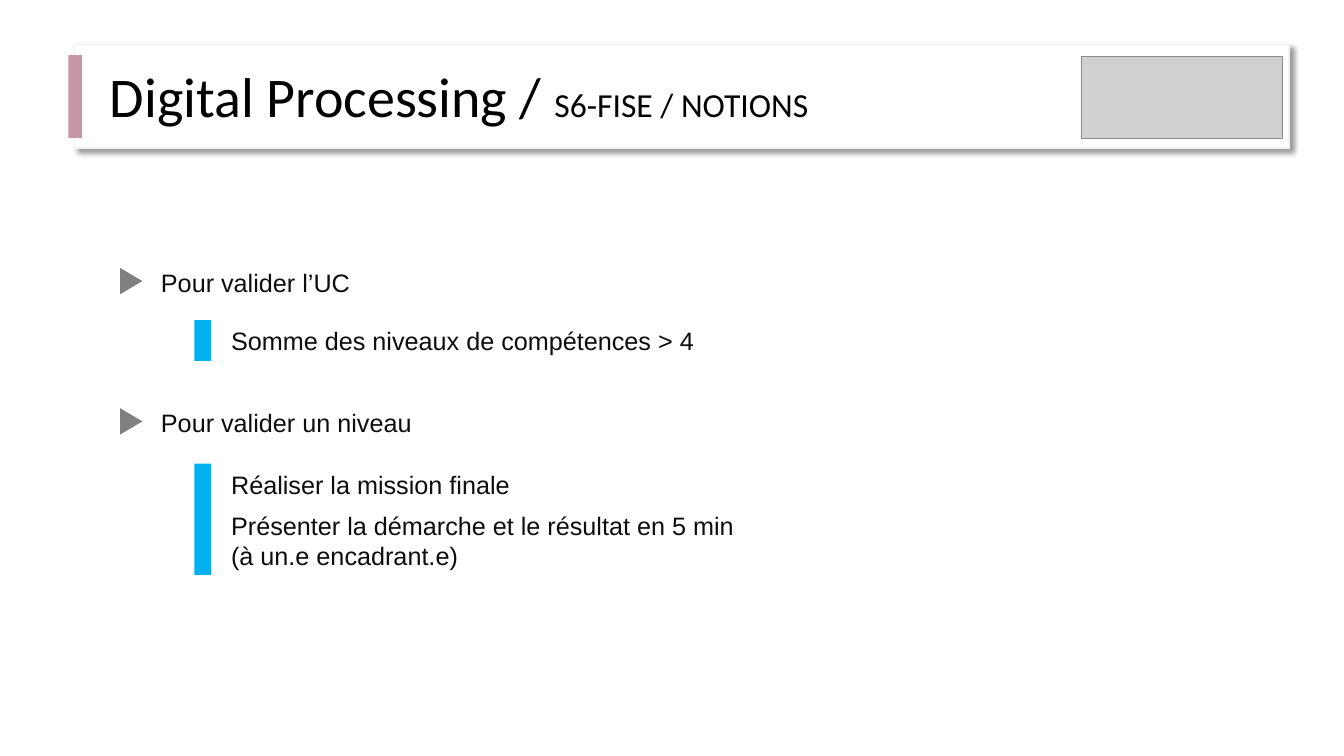
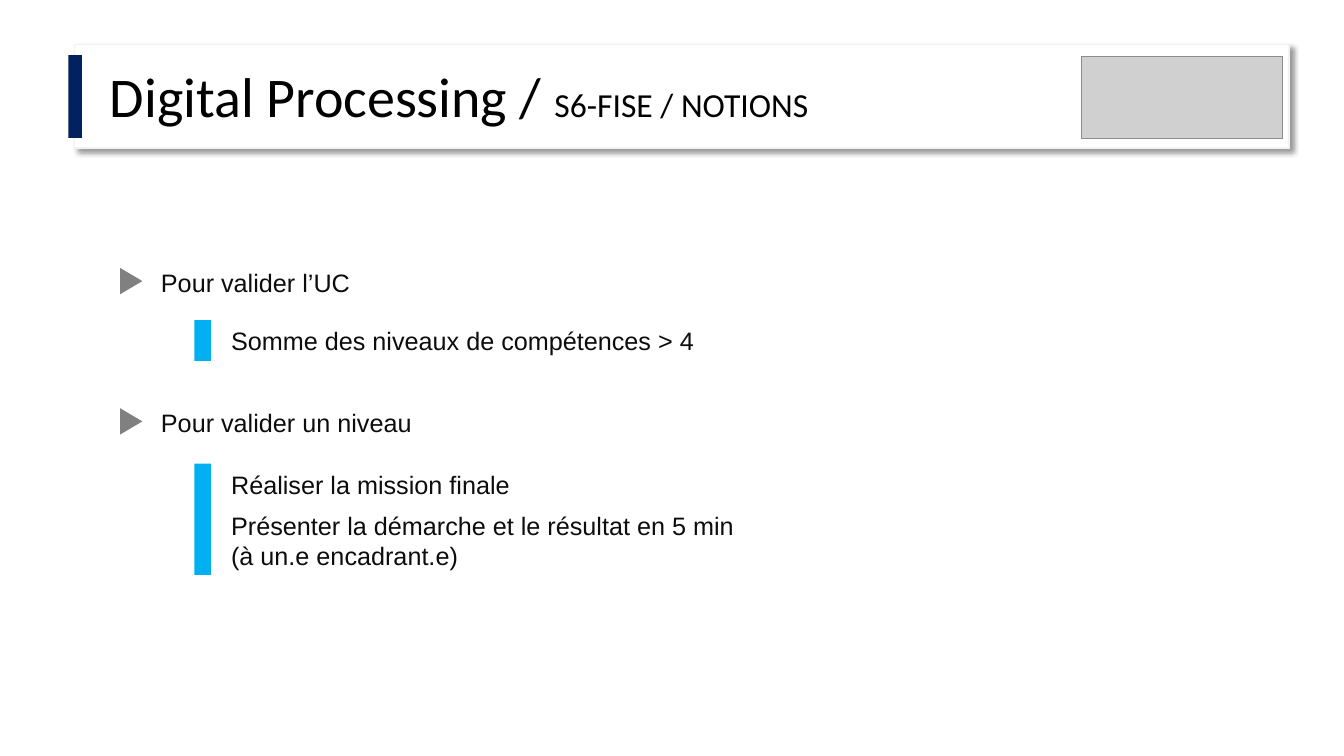
Before and after one commit to IOGS-Digital-Methods/semester-6, a slide deck: slide 14 of IeTI/_projets/_new_version_2024.pptx (slide 4 before the commit). Drawn at 1344x756 pixels with LibreOffice and Linux fonts; fonts in the diff are those of the drawing; grey boxes stand for pictures. Boxes give left, top, right and bottom in pixels: in the first picture for what was removed or moved away, otherwise in the second. Text is boxed around its words. In the diff, an @@ line names an element or a change of style, - is before the commit and + after.

```diff
--- a/IeTI/_projets/_new_version_2024.pptx
+++ b/IeTI/_projets/_new_version_2024.pptx
@@ rectangle at bbox=[69, 55, 83, 138]: fill #C696A7 to #002060 @@
```
Also in this commit, not shown: 4 other slides changed, 10 slides added, 1 slide removed.
